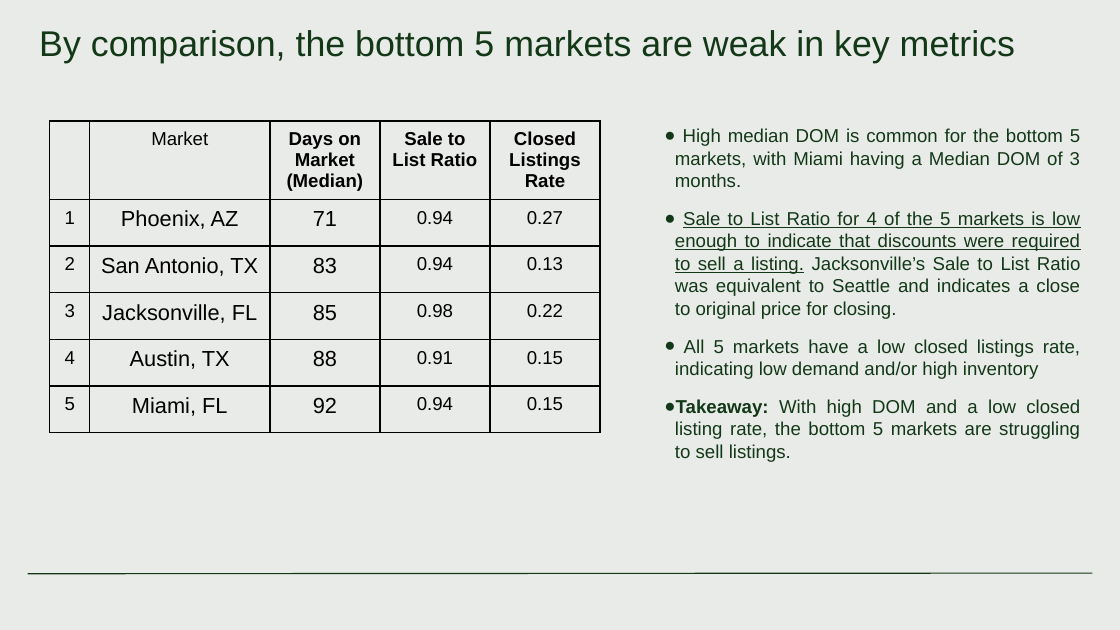
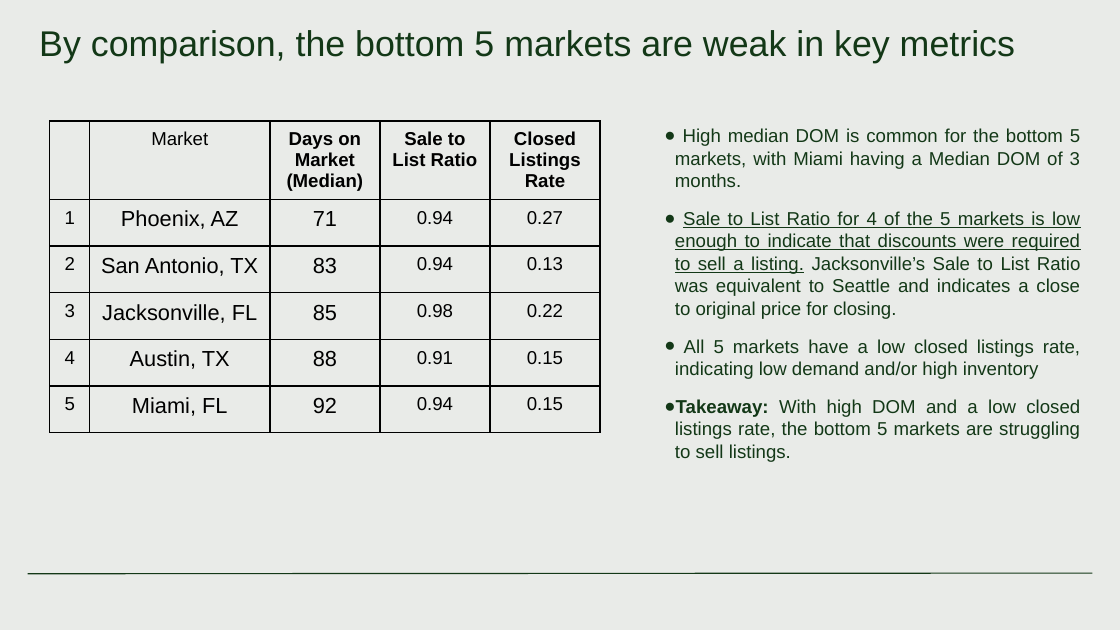
Before and after one commit to Magister774/Clever-Assessment, a slide deck: slide 4 of Smiley Real Estate - Sales Performance Analysis.pptx. Drawn at 1120x630 pixels with LibreOffice and Linux fonts; fonts in the diff are those of the drawing. Boxes give left, top, right and bottom in pixels: in the first picture for what was removed or moved away, otherwise in the second. Text is boxed around its words. In the diff, an @@ line names an element or a change of style, - is before the commit and + after.

```diff
--- a/Smiley Real Estate - Sales Performance Analysis.pptx
+++ b/Smiley Real Estate - Sales Performance Analysis.pptx
@@ text at <box>675,399,1080,462</box>: text changed @@
-● Takeaway: With high DOM and a low closed listing rate, the bottom 5 markets are struggling to sell listings.
+● Takeaway: With high DOM and a low closed listings rate, the bottom 5 markets are struggling to sell listings.
```
Also in this commit, not shown: 5 other slides changed.
